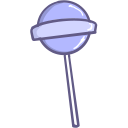
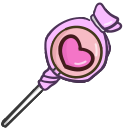
Comparing the layer stacks of the two (128, 128) images. Changes:
"Vector layer" (1st of 5): opacity 100% → 66%, painted on it over [30, 0, 113, 128]
added layer "Vector layer" (2nd of 5) above "Vector layer" over [1, 0, 123, 128]
added layer "Vector layer" (3rd of 5) above "Vector layer" over [1, 2, 123, 128]
added layer "Vector layer" (4th of 5) (54%) above "Vector layer" over [38, 4, 121, 90]
painted on "Vector layer" (5th of 5) over [1, 1, 119, 128]
